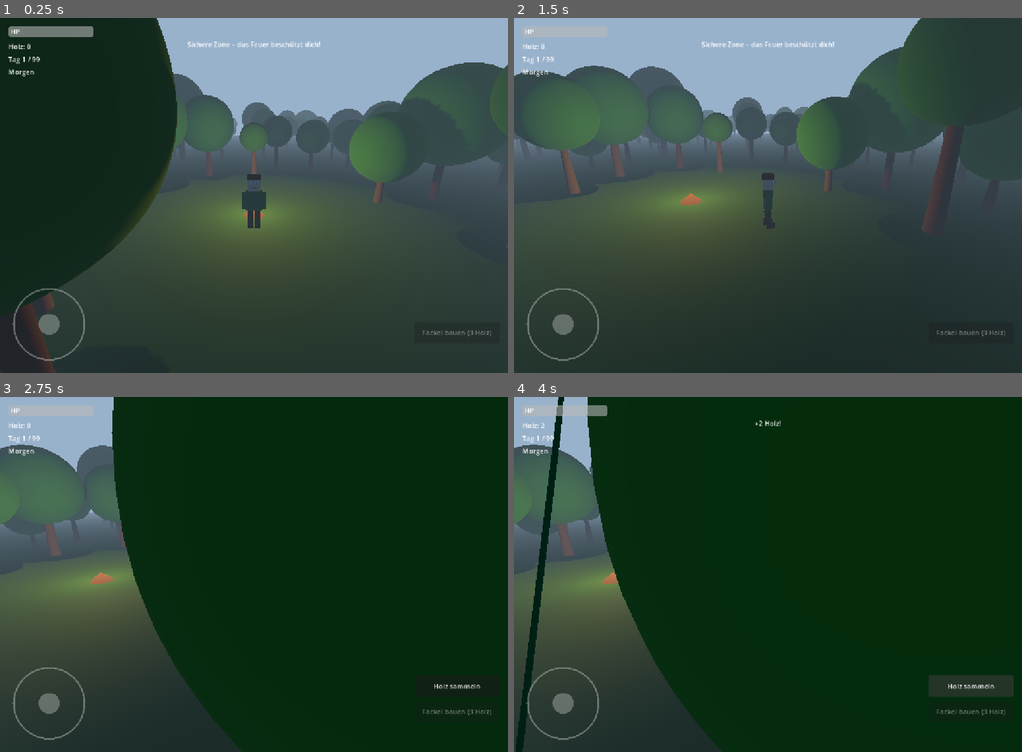
Above: before the commit, frames 1-4 (two rows, left to right).
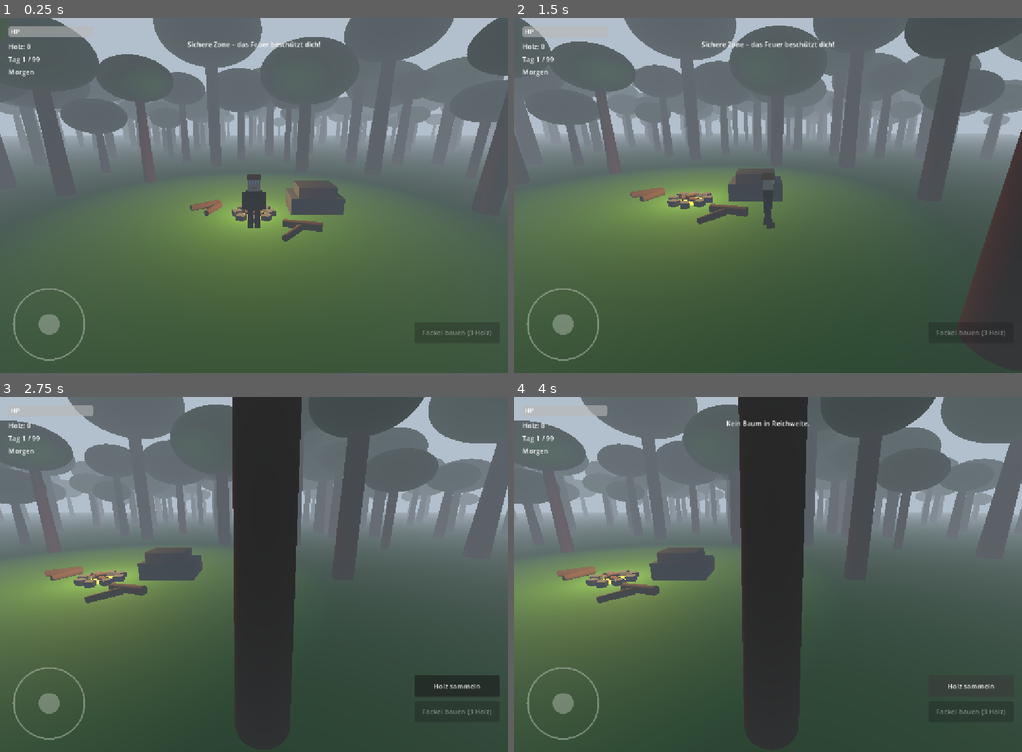
Above: after the commit, the same moments.

Repository: thieso2/99JahreImWald
Game: Godot game, scene res://scenes/main.tscn
The game is run twice, just before and just after one commit, with the same random seed, the same clock (stepped at 60 frames per second) and the same inputs.
Inputs (mouse positions are in pixels of both pictures, inside the frame that each line leads up to):
- Up to frame 1 (0.25 s): no input
- Up to frame 2 (1.5 s): move the mouse to (879, 177) at 0.52 s; hold D (move_right) 0.53-1.25 s; hold Shift 0.53-1.25 s; click (879, 177) at 0.67 s; drag from (666, 213) to (742, 266) at 1.27 s
- Up to frame 3 (2.75 s): tap Enter at 2 s; move the mouse to (304, 496) at 2.02 s; hold D (move_right) from 2.03 s (still down); hold Shift from 2.03 s (still down)
- Up to frame 4 (4 s): release D (move_right) at 2.75 s; release Shift at 2.75 s; drag from (742, 645) to (615, 521) at 2.77 s; click "Holz sammeln" at 3.5 s

The runs differ from the first frame. In frame 1, 96% of the frame differs, in the area x 0-100%, y 0-100%; in frame 2, 92%; in frame 3, 98%; in frame 4, 98%.

Commit message:
Visual overhaul to match Roblox reference: trees, campfire, lighting
- Trees: thicker trunks, taller, flatter/darker canopies
- Campfire: stone circle, fire logs, scattered ground logs, rock platform
- Ground: brighter grass green, more ambient light, warmer sun
- Player: dark clothing and orange-brown hair like Roblox original
- Fog slightly denser for forest depth

Co-Authored-By: Claude Opus 4.6 <noreply@anthropic.com>

Diff:
--- a/game/scenes/main.tscn
+++ b/game/scenes/main.tscn
@@ -22,7 +22,7 @@
 size = Vector3(200, 0.2, 200)
 
 [sub_resource type="StandardMaterial3D" id="ground_mat"]
-albedo_color = Color(0.15, 0.35, 0.1, 1)
+albedo_color = Color(0.25, 0.55, 0.15, 1)
 
 [sub_resource type="CylinderMesh" id="campfire_mesh"]
 top_radius = 0.0
@@ -57,13 +57,13 @@
 
 [sub_resource type="Environment" id="world_env"]
 background_mode = 1
-background_color = Color(0.45, 0.65, 0.95, 1)
+background_color = Color(0.55, 0.7, 0.85, 1)
 ambient_light_source = 2
-ambient_light_color = Color(0.45, 0.65, 0.95, 1)
-ambient_light_energy = 0.4
+ambient_light_color = Color(0.6, 0.7, 0.85, 1)
+ambient_light_energy = 0.6
 fog_enabled = true
-fog_light_color = Color(0.6, 0.7, 0.8, 1)
-fog_density = 0.008
+fog_light_color = Color(0.7, 0.75, 0.8, 1)
+fog_density = 0.012
 
 [sub_resource type="ParticleProcessMaterial" id="fire_particle_mat"]
 direction = Vector3(0, 1, 0)
@@ -83,8 +83,8 @@
 
 [node name="Sun" type="DirectionalLight3D" parent="DayNightCycle"]
 transform = Transform3D(1, 0, 0, 0, 0.5, -0.866, 0, 0.866, 0.5, 0, 20, 0)
-light_color = Color(1, 0.95, 0.85, 1)
-light_energy = 0.8
+light_color = Color(1, 0.97, 0.9, 1)
+light_energy = 1.2
 shadow_enabled = true
 
 [node name="WorldEnvironment" type="WorldEnvironment" parent="DayNightCycle"]
@@ -120,11 +120,6 @@
 
 [node name="Campfire" type="StaticBody3D" parent="."]
 script = ExtResource("5_cf")
-
-[node name="MeshInstance3D" type="MeshInstance3D" parent="Campfire"]
-transform = Transform3D(1, 0, 0, 0, 1, 0, 0, 0, 1, 0, 0.2, 0)
-mesh = SubResource("campfire_mesh")
-surface_material_override/0 = SubResource("campfire_mat")
 
 [node name="CollisionShape3D" type="CollisionShape3D" parent="Campfire"]
 transform = Transform3D(1, 0, 0, 0, 1, 0, 0, 0, 1, 0, 0.25, 0)
--- a/game/scripts/campfire.gd
+++ b/game/scripts/campfire.gd
@@ -1,6 +1,7 @@
 extends StaticBody3D
 
-# Lagerfeuer-Einstellungen
+# Lagerfeuer mit Holzscheiten, Steinen und Flammen-Effekt
+
 @export var safe_radius: float = 8.0
 @export var light_range: float = 12.0
 
@@ -13,6 +14,11 @@
 var base_light_energy: float = 2.0
 var flicker_timer: float = 0.0
 
+# Materialien
+var log_mat: StandardMaterial3D
+var stone_mat: StandardMaterial3D
+var ember_mat: StandardMaterial3D
+
 
 func _ready() -> void:
 	safe_zone.body_entered.connect(_on_body_entered)
@@ -23,12 +29,121 @@
 		light.light_energy = base_light_energy
 		light.light_color = Color(1.0, 0.7, 0.3)
 
+	_create_materials()
+	_build_fire_pit()
+
 
 func _process(delta: float) -> void:
 	# Flacker-Effekt für das Licht
 	flicker_timer += delta * 8.0
 	if light:
 		light.light_energy = base_light_energy + sin(flicker_timer) * 0.3 + sin(flicker_timer * 2.3) * 0.15
+
+
+func _create_materials() -> void:
+	log_mat = StandardMaterial3D.new()
+	log_mat.albedo_color = Color(0.35, 0.2, 0.1, 1)
+
+	stone_mat = StandardMaterial3D.new()
+	stone_mat.albedo_color = Color(0.3, 0.3, 0.32, 1)
+
+	ember_mat = StandardMaterial3D.new()
+	ember_mat.albedo_color = Color(0.8, 0.3, 0.05, 1)
+	ember_mat.emission_enabled = true
+	ember_mat.emission = Color(1.0, 0.4, 0.1, 1)
+	ember_mat.emission_energy_multiplier = 2.0
+
+
+func _build_fire_pit() -> void:
+	# Steinkreis um das Feuer
+	var stone_count: int = 8
+	for i in range(stone_count):
+		var angle: float = (float(i) / stone_count) * TAU
+		var stone := MeshInstance3D.new()
+		var stone_mesh := BoxMesh.new()
+		stone_mesh.size = Vector3(0.4, 0.25, 0.35)
+		stone.mesh = stone_mesh
+		stone.material_override = stone_mat
+		stone.position = Vector3(cos(angle) * 0.8, 0.12, sin(angle) * 0.8)
+		stone.rotation.y = angle + 0.3
+		add_child(stone)
+
+	# Holzscheite im Feuer (wie im Screenshot: übereinander gestapelt)
+	_add_fire_log(Vector3(-0.2, 0.15, -0.1), 0.5, 0.12, 0.3)
+	_add_fire_log(Vector3(0.15, 0.15, 0.15), 0.55, 0.11, -0.4)
+	_add_fire_log(Vector3(0.0, 0.28, 0.0), 0.45, 0.10, 0.8)
+
+	# Glühende Basis
+	var ember := MeshInstance3D.new()
+	var ember_mesh := CylinderMesh.new()
+	ember_mesh.top_radius = 0.5
+	ember_mesh.bottom_radius = 0.6
+	ember_mesh.height = 0.08
+	ember.mesh = ember_mesh
+	ember.material_override = ember_mat
+	ember.position.y = 0.04
+	add_child(ember)
+
+	# Verstreute Holzscheite um das Lagerfeuer (wie im Screenshot)
+	_add_ground_log(Vector3(-2.5, 0.15, -1.0), 1.5, 0.18, 0.6)
+	_add_ground_log(Vector3(-2.0, 0.15, -0.5), 1.3, 0.16, 1.2)
+	_add_ground_log(Vector3(2.0, 0.15, 1.5), 1.6, 0.2, -0.3)
+	_add_ground_log(Vector3(1.5, 0.15, 2.2), 1.2, 0.15, 0.9)
+
+	# Große Steinplattform (wie im Screenshot: dunkelgrauer Felsblock)
+	var rock_mat := StandardMaterial3D.new()
+	rock_mat.albedo_color = Color(0.22, 0.22, 0.24, 1)
+
+	var rock_base := MeshInstance3D.new()
+	var rock_mesh := BoxMesh.new()
+	rock_mesh.size = Vector3(2.5, 0.8, 2.0)
+	rock_base.mesh = rock_mesh
+	rock_base.material_override = rock_mat
+	rock_base.position = Vector3(3.0, 0.4, -1.0)
+	add_child(rock_base)
+
+	# Zweite Stufe auf dem Felsen
+	var rock_top := MeshInstance3D.new()
+	var rock_top_mesh := BoxMesh.new()
+	rock_top_mesh.size = Vector3(1.8, 0.5, 1.4)
+	rock_top.mesh = rock_top_mesh
+	rock_top.material_override = rock_mat
+	rock_top.position = Vector3(3.0, 1.05, -0.8)
+	add_child(rock_top)
+
+	# Fels-Kollision
+	var rock_col := CollisionShape3D.new()
+	var rock_shape := BoxShape3D.new()
+	rock_shape.size = Vector3(2.5, 0.8, 2.0)
+	rock_col.shape = rock_shape
+	rock_col.position = Vector3(3.0, 0.4, -1.0)
+	add_child(rock_col)
+
+
+func _add_fire_log(pos: Vector3, length: float, radius: float, rot_y: float) -> void:
+	var log := MeshInstance3D.new()
+	var log_mesh := CylinderMesh.new()
+	log_mesh.top_radius = radius * 0.9
+	log_mesh.bottom_radius = radius
+	log_mesh.height = length
+	log.mesh = log_mesh
+	log.material_override = log_mat
+	log.position = pos
+	log.rotation = Vector3(0, rot_y, PI / 2.0)  # Auf der Seite liegend
+	add_child(log)
+
+
+func _add_ground_log(pos: Vector3, length: float, radius: float, rot_y: float) -> void:
+	var log := MeshInstance3D.new()
+	var log_mesh := CylinderMesh.new()
+	log_mesh.top_radius = radius * 0.85
+	log_mesh.bottom_radius = radius
+	log_mesh.height = length
+	log.mesh = log_mesh
+	log.material_override = log_mat
+	log.position = pos
+	log.rotation = Vector3(0, rot_y, PI / 2.0)  # Auf der Seite liegend
+	add_child(log)
 
 
 func _on_body_entered(body: Node3D) -> void:
--- a/game/scripts/day_night_cycle.gd
+++ b/game/scripts/day_night_cycle.gd
@@ -15,10 +15,10 @@
 @onready var environment: WorldEnvironment = $WorldEnvironment
 
 # Farben
-var day_sky_color := Color(0.45, 0.65, 0.95)
+var day_sky_color := Color(0.55, 0.72, 0.92)
 var sunset_sky_color := Color(0.95, 0.5, 0.3)
 var night_sky_color := Color(0.05, 0.05, 0.15)
-var day_light_color := Color(1.0, 0.95, 0.85)
+var day_light_color := Color(1.0, 0.97, 0.9)
 var night_light_color := Color(0.15, 0.15, 0.3)
 
 # Signale
--- a/game/scripts/forest_generator.gd
+++ b/game/scripts/forest_generator.gd
@@ -4,8 +4,8 @@
 
 @export var tree_count: int = 300
 @export var forest_radius: float = 80.0
-@export var min_distance_from_camp: float = 6.0
-@export var min_distance_between_trees: float = 3.0
+@export var min_distance_from_camp: float = 10.0
+@export var min_distance_between_trees: float = 4.5
 @export var tree_scale_min: float = 0.7
 @export var tree_scale_max: float = 1.4
 
@@ -23,15 +23,15 @@
 func _ready() -> void:
 	# Materialien vorbereiten
 	trunk_material = StandardMaterial3D.new()
-	trunk_material.albedo_color = Color(0.4, 0.25, 0.15, 1)
+	trunk_material.albedo_color = Color(0.35, 0.22, 0.12, 1)
 
-	# Verschiedene Grüntöne für Variation
+	# Verschiedene dunkle Grüntöne für Variation (wie im Roblox-Vorbild)
 	var green_colors := [
-		Color(0.1, 0.45, 0.15, 1),
-		Color(0.15, 0.5, 0.12, 1),
-		Color(0.08, 0.38, 0.18, 1),
-		Color(0.12, 0.42, 0.1, 1),
-		Color(0.18, 0.52, 0.15, 1),
+		Color(0.08, 0.32, 0.1, 1),
+		Color(0.1, 0.36, 0.08, 1),
+		Color(0.06, 0.28, 0.12, 1),
+		Color(0.09, 0.3, 0.07, 1),
+		Color(0.12, 0.34, 0.1, 1),
 	]
 	for color in green_colors:
 		var mat := StandardMaterial3D.new()
@@ -91,34 +91,34 @@
 	tree.add_to_group("tree")
 	tree.set_script(tree_script)
 
-	# Stamm
+	# Stamm – dick und hoch wie im Roblox-Vorbild
 	var trunk_mesh_instance := MeshInstance3D.new()
 	trunk_mesh_instance.name = "MeshInstance3D"
 	var trunk_mesh := CylinderMesh.new()
-	trunk_mesh.top_radius = rng.randf_range(0.1, 0.18)
-	trunk_mesh.bottom_radius = rng.randf_range(0.18, 0.28)
-	trunk_mesh.height = rng.randf_range(2.0, 3.5)
+	trunk_mesh.top_radius = rng.randf_range(0.3, 0.45)
+	trunk_mesh.bottom_radius = rng.randf_range(0.4, 0.6)
+	trunk_mesh.height = rng.randf_range(5.0, 8.0)
 	trunk_mesh_instance.mesh = trunk_mesh
 	trunk_mesh_instance.material_override = trunk_material
 	trunk_mesh_instance.position.y = trunk_mesh.height / 2.0
 	tree.add_child(trunk_mesh_instance)
 
-	# Blätterkrone
+	# Blätterkrone – breiter und flacher (wie im Roblox-Vorbild)
 	var leaves_mesh_instance := MeshInstance3D.new()
 	leaves_mesh_instance.name = "Leaves"
 	var leaves_mesh := SphereMesh.new()
-	var crown_radius := rng.randf_range(1.2, 2.2)
+	var crown_radius := rng.randf_range(2.0, 3.5)
 	leaves_mesh.radius = crown_radius
-	leaves_mesh.height = crown_radius * 2.0
+	leaves_mesh.height = crown_radius * 1.2  # Flacher als eine Kugel
 	leaves_mesh_instance.mesh = leaves_mesh
 	leaves_mesh_instance.material_override = leaves_materials[rng.randi() % leaves_materials.size()]
-	leaves_mesh_instance.position.y = trunk_mesh.height + crown_radius * 0.6
+	leaves_mesh_instance.position.y = trunk_mesh.height + crown_radius * 0.3
 	tree.add_child(leaves_mesh_instance)
 
 	# Kollision (Stamm)
 	var collision := CollisionShape3D.new()
 	var col_shape := CylinderShape3D.new()
-	col_shape.radius = 0.3
+	col_shape.radius = trunk_mesh.bottom_radius + 0.1
 	col_shape.height = trunk_mesh.height
 	collision.shape = col_shape
 	collision.position.y = trunk_mesh.height / 2.0
--- a/game/scripts/player_model.gd
+++ b/game/scripts/player_model.gd
@@ -61,17 +61,17 @@
 	skin_mat = StandardMaterial3D.new()
 	skin_mat.albedo_color = Color(0.9, 0.75, 0.6, 1)
 
-	# Hemd (grünes Outdoor-Hemd)
+	# Hemd (dunkles T-Shirt wie im Roblox-Vorbild)
 	shirt_mat = StandardMaterial3D.new()
-	shirt_mat.albedo_color = Color(0.2, 0.45, 0.25, 1)
-
-	# Hose (braun)
+	shirt_mat.albedo_color = Color(0.12, 0.12, 0.12, 1)
+
+	# Hose (dunkle Jeans)
 	pants_mat = StandardMaterial3D.new()
-	pants_mat.albedo_color = Color(0.35, 0.25, 0.15, 1)
-
-	# Schuhe (dunkelbraun)
+	pants_mat.albedo_color = Color(0.15, 0.15, 0.18, 1)
+
+	# Schuhe (dunkelgrau)
 	shoe_mat = StandardMaterial3D.new()
-	shoe_mat.albedo_color = Color(0.25, 0.15, 0.1, 1)
+	shoe_mat.albedo_color = Color(0.2, 0.18, 0.15, 1)
 
 	# Augen
 	eye_white_mat = StandardMaterial3D.new()
@@ -86,7 +86,7 @@
 
 	# Haare
 	hair_mat = StandardMaterial3D.new()
-	hair_mat.albedo_color = Color(0.3, 0.2, 0.1, 1)
+	hair_mat.albedo_color = Color(0.6, 0.35, 0.15, 1)
 
 
 func _build_body() -> void:
Not shown, changed: PROGRESS.md
